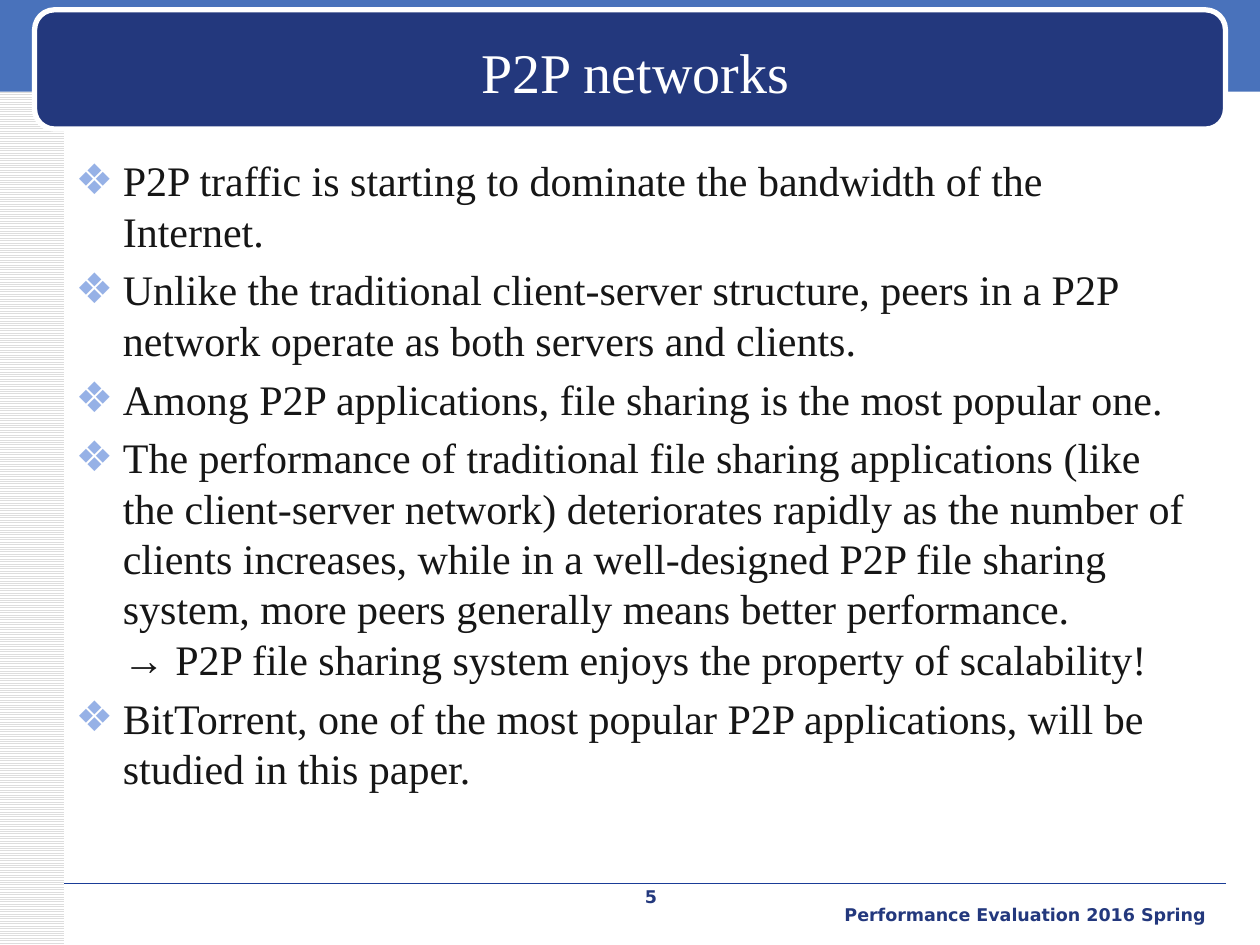
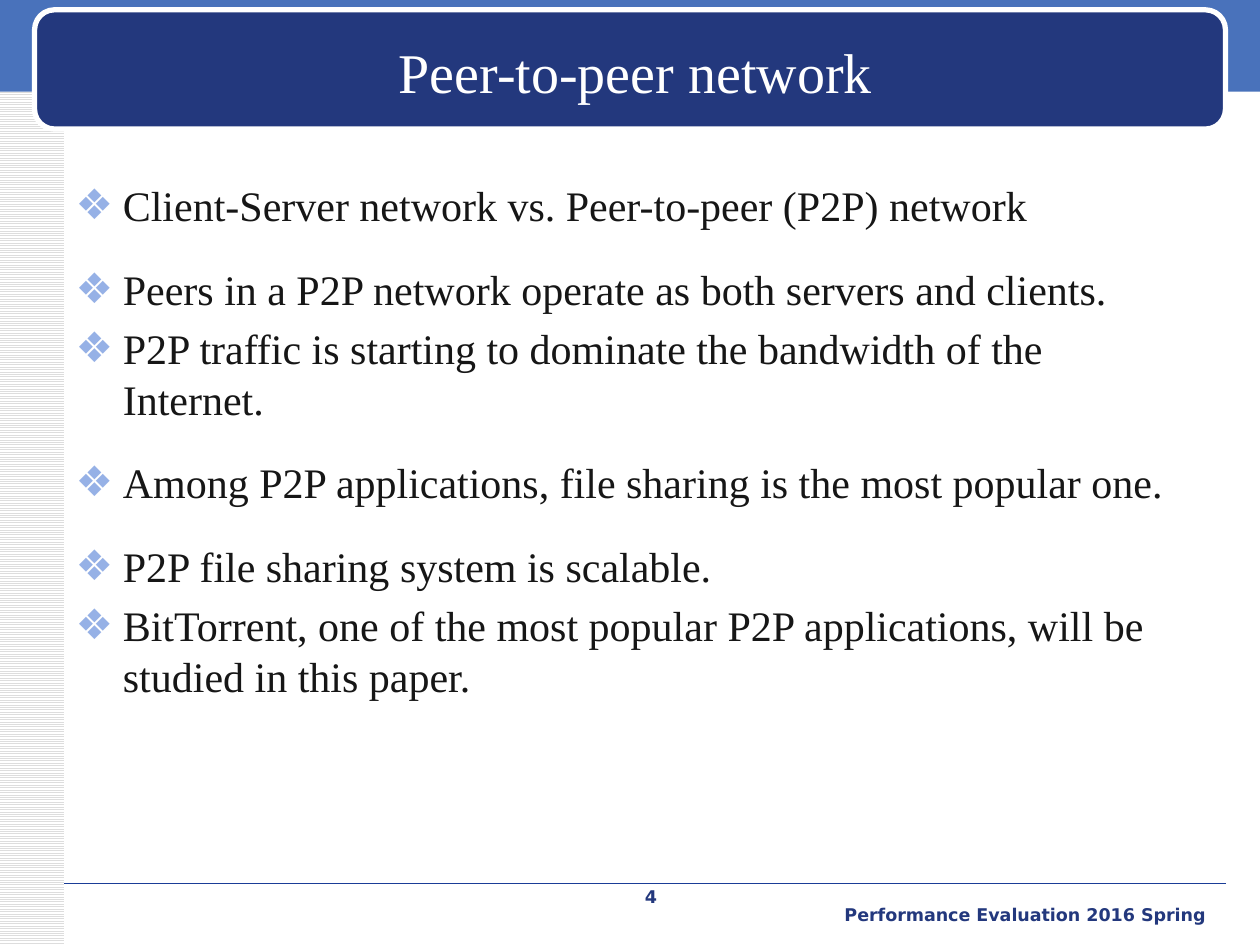
Before and after one commit to iamyuanchung/PE_104_2, a slide deck: slide 4 of final/BT-like-peer2peer.pptx (slide 5 before the commit). Drawn at 1260x945 pixels with LibreOffice and Linux fonts; fonts in the diff are those of the drawing; background and template pictures are left out. Boxes give left, top, right and bottom in pixels: in the first picture for what was removed or moved away, otherwise in the second. Text is boxed around its words. In the diff, an @@ line names an element or a change of style, - is before the commit and + after.

```diff
--- a/final/BT-like-peer2peer.pptx
+++ b/final/BT-like-peer2peer.pptx
@@ title at (399,54,871,103): text changed @@
-P2P networks
+Peer-to-peer network
@@ text at (123,192,1106,314): paragraphs added @@
+❖ Client-Server network vs. Peer-to-peer (P2P) network
+❖ Peers in a P2P network operate as both servers and clients.
@@ text at (123,276,1120,365): paragraph removed @@
-❖ Unlike the traditional client-server structure, peers in a P2P network operate as both servers and clients.
@@ text at (123,468,1162,507): line spacing 1 to 1.5 @@
@@ text at (123,552,712,591): text changed @@
-❖ The performance of traditional file sharing applications (like the client-server network) deteriorates rapidly as the number of clients increases, while in a well-designed P2P file sharing system, more peers generally means better performance.
-  → P2P file sharing system enjoys the property of scalability!
+❖ P2P file sharing system is scalable.
@@ page number at (645,890,657,903): text changed @@
-5
+4
```
Also in this commit, not shown: 3 other slides changed, 6 slides added, 1 slide removed.
